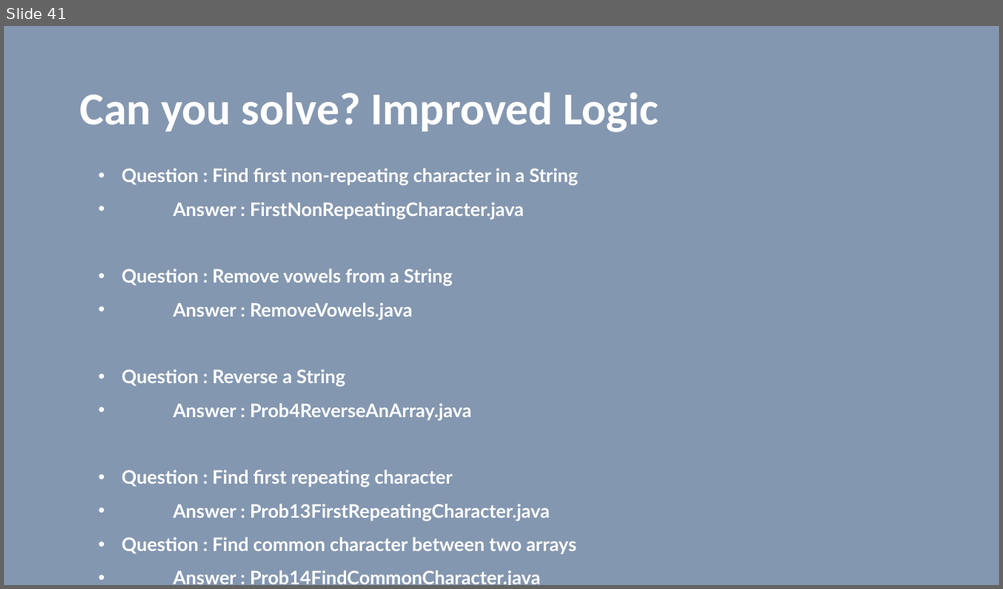
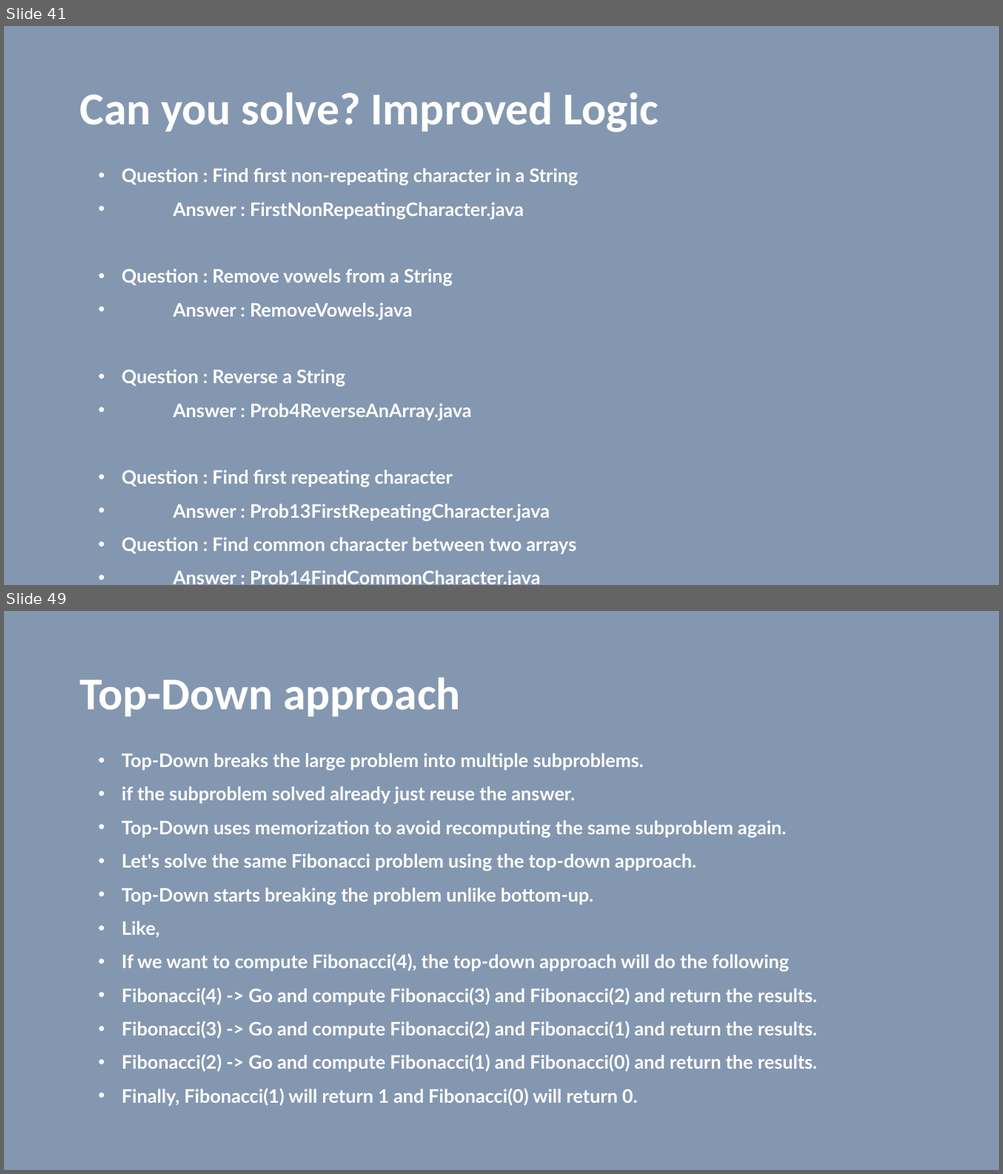
Before and after one commit to vilasvarghese/freshers, a slide deck: Lowes/FreshersDay2.pptx. Shown one above the other, each under a label of ours: slide 41 before the commit, slides 41 and 49 after it; the slides between them are not shown. The pictures are 1003x589 and 1003x1174 pixels, drawn with LibreOffice and Linux fonts; fonts in the diff are those of the drawing. Boxes give left, top, right and bottom in pixels: in the first picture for what was removed or moved away, otherwise in the second. Text is boxed around its words. In the diff, an @@ line names an element or a change of style, - is before the commit and + after.

```diff
--- a/Lowes/FreshersDay2.pptx
+++ b/Lowes/FreshersDay2.pptx
@@ slide 49 added at (4, 611, 999, 1170), background #8497B0 @@
@@ title added at (79, 678, 461, 717), 44 pt, text #FFFFFF, bold @@
+Top-Down approach
@@ text added at (122, 753, 817, 1106), 18 pt, text #FFFFFF, bold @@
+• Top-Down breaks the large problem into multiple subproblems.
+• if the subproblem solved already just reuse the answer.
+• Top-Down uses memorization to avoid recomputing the same subproblem again.
+• Let's solve the same Fibonacci problem using the top-down approach.
+• Top-Down starts breaking the problem unlike bottom-up.
+• Like,
+• If we want to compute Fibonacci(4), the top-down approach will do the following
+• Fibonacci(4) -> Go and compute Fibonacci(3) and Fibonacci(2) and return the results.
+• Fibonacci(3) -> Go and compute Fibonacci(2) and Fibonacci(1) and return the results.
+• Fibonacci(2) -> Go and compute Fibonacci(1) and Fibonacci(0) and return the results.
+• Finally, Fibonacci(1) will return 1 and Fibonacci(0) will return 0.
```
Also in this commit, not shown: 4 slides changed, 11 other slides added, 59 slides removed, 5 other files.
